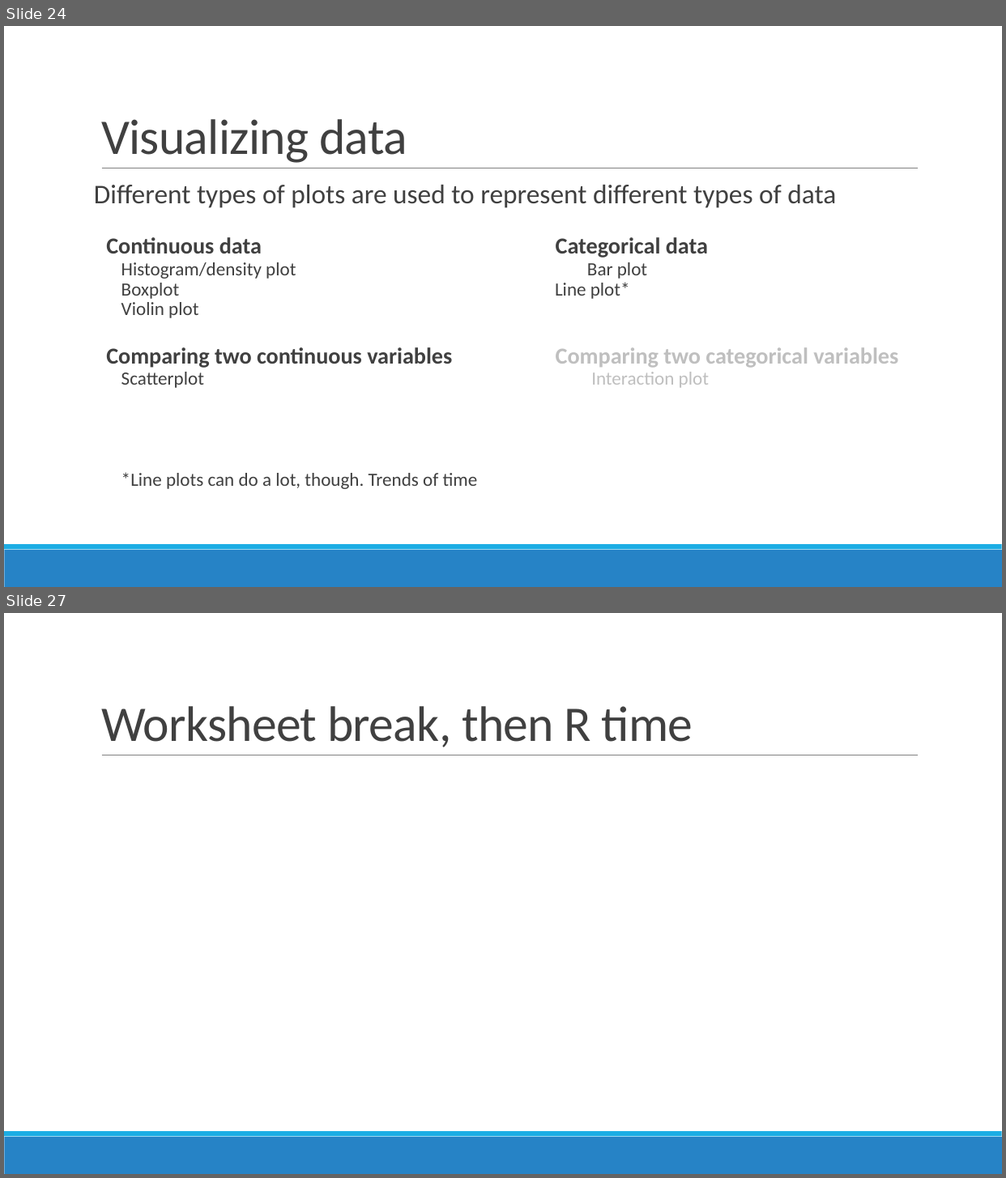
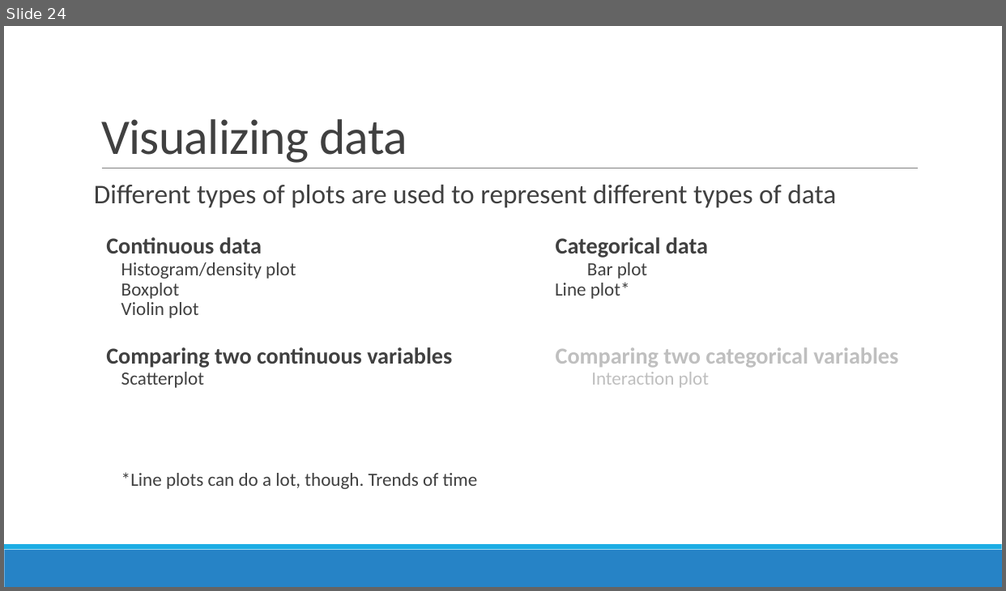
Before and after one commit to sjspielman/bio5312_fall2017, a slide deck: slides/intro.pptx. Shown one above the other, each under a label of ours: slides 24 and 27 before the commit, slide 24 after it; the slides between them are not shown. The pictures are 1006x1178 and 1006x591 pixels, drawn with LibreOffice and Linux fonts; fonts in the diff are those of the drawing. Boxes give left, top, right and bottom in pixels: in the first picture for what was removed or moved away, otherwise in the second. Text is boxed around its words. In the diff, an @@ line names an element or a change of style, - is before the commit and + after.

```diff
--- a/slides/intro.pptx
+++ b/slides/intro.pptx
@@ slide 27 removed at box(4, 613, 1002, 1174), background #FFFFFF; not listed: 3 template elements that a slide beside it also shows @@
@@ title removed at box(101, 706, 693, 747) @@
-Worksheet break, then R time
```
Also in this commit, not shown: 8 slides added, 2 other slides removed, 13 other files.
